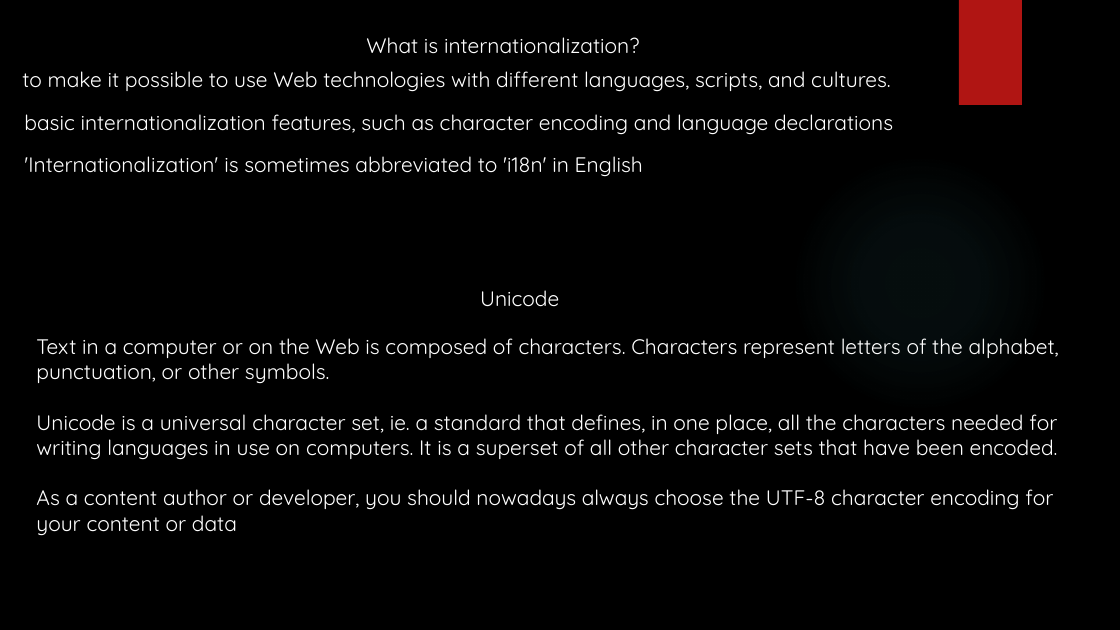
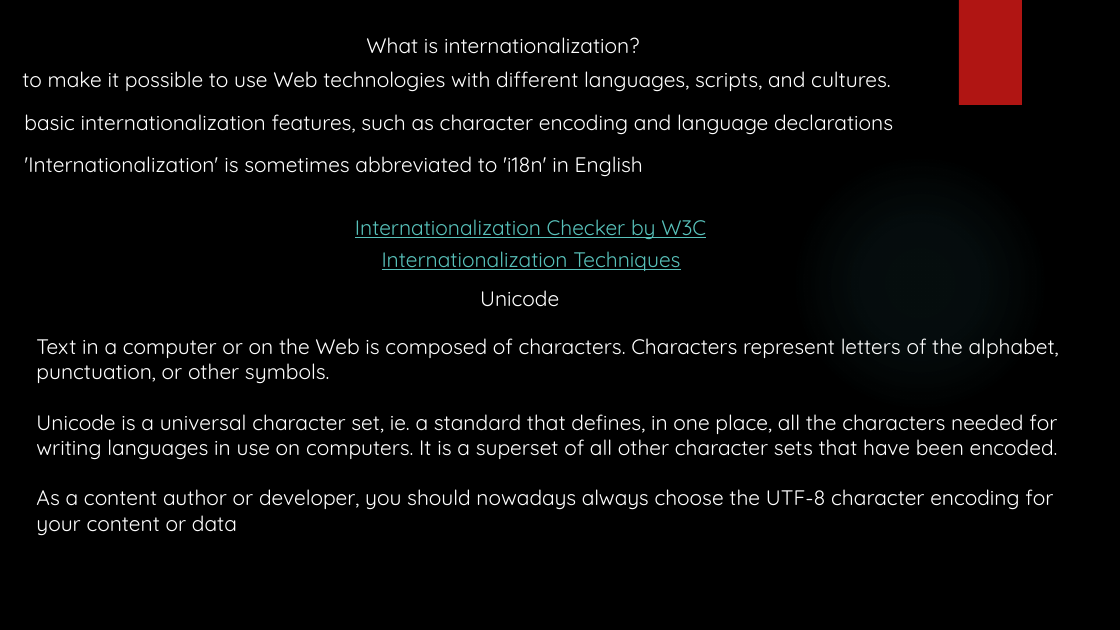
Before and after one commit to yogeshwar1996/HTML5CSS, a slide deck: slide 14 of Fundamentals of HTML and CSS.pptx. Drawn at 1120x630 pixels with LibreOffice and Linux fonts; fonts in the diff are those of the drawing; background and template pictures are left out. Boxes give left, top, right and bottom in pixels: in the first picture for what was removed or moved away, otherwise in the second. Text is boxed around its words. In the diff, an @@ line names an element or a change of style, - is before the commit and + after.

Commit message:
WIP

```diff
--- a/Fundamentals of HTML and CSS.pptx
+++ b/Fundamentals of HTML and CSS.pptx
@@ text added at bbox=[355, 219, 706, 239], 18 pt, text #58C1BA, underline @@
+Internationalization Checker by W3C
@@ text added at bbox=[382, 251, 680, 271], 18 pt, text #58C1BA, underline @@
+Internationalization Techniques
```
Also in this commit, not shown: 1 slide added, 1 slide removed.
